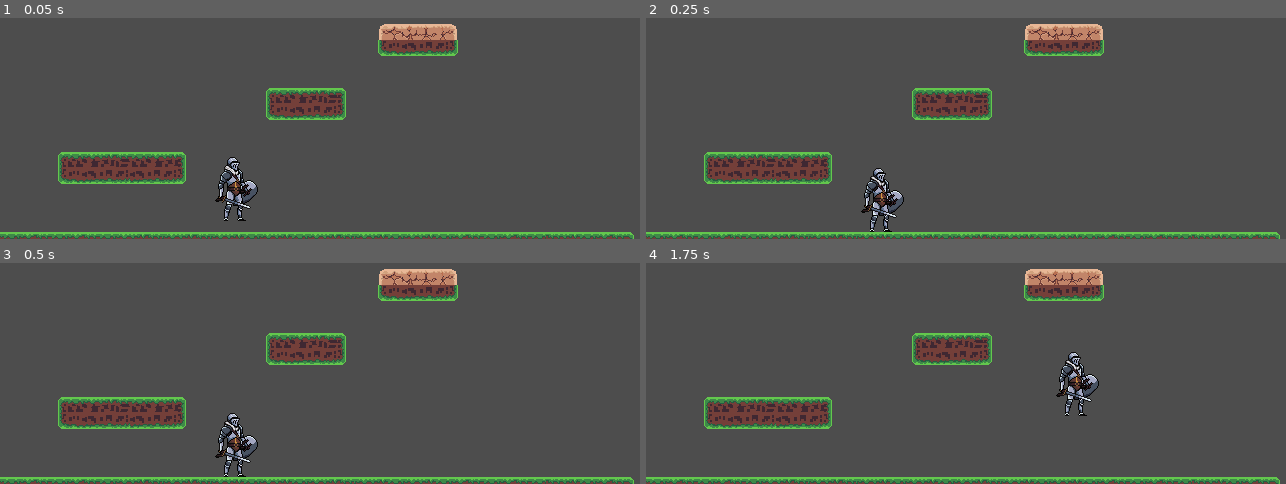
Above: before the commit, frames 1-4 (two rows, left to right).
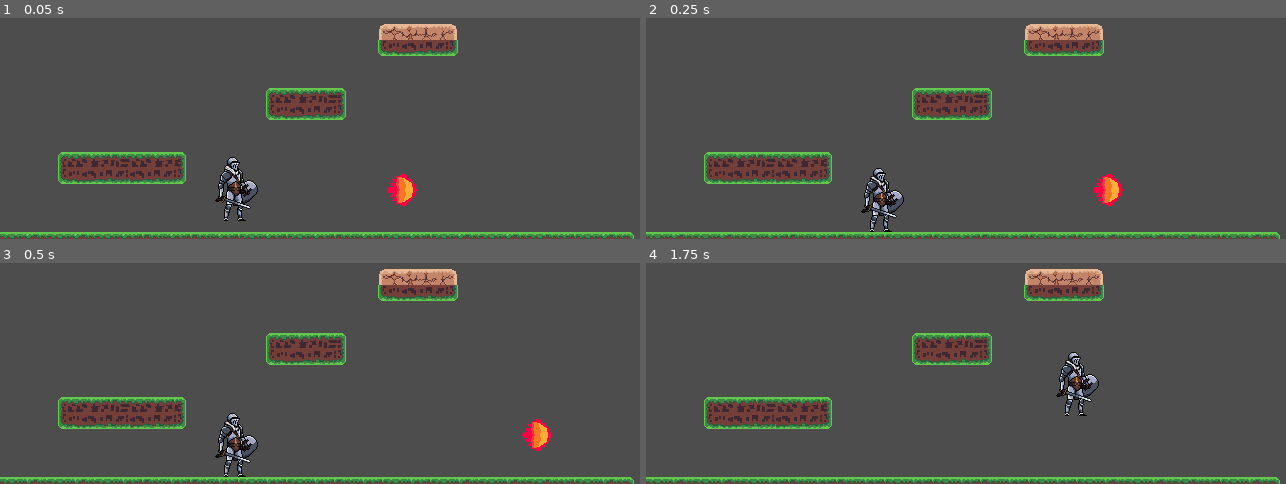
Above: after the commit, the same moments.

Repository: oscariolo/Elemento
Game: Godot game, scene res://levels/testlevel.tscn
The game is run twice, just before and just after one commit, with the same random seed, the same clock (stepped at 60 frames per second) and the same inputs.
Inputs:
- Up to frame 1 (0.05 s): no input
- Up to frame 2 (0.25 s): no input
- Up to frame 3 (0.5 s): no input
- Up to frame 4 (1.75 s): hold Right (move_right) from 0.53 s (still down); tap Down (look_down) at 0.6 s; tap Space (jump) at 0.77, 1.52 s; tap Up (look_up) at 1.35 s

The runs differ from the first frame. In frame 1, 0.4% of the frame differs, in the area x 60-66%, y 70-86%; in frame 2, 0.4%; in frame 3, 0.4%; in frame 4, nothing differs.

Commit message:
ADD-Added fireball and sprite as hazard, lacks implementation

Diff:
--- /dev/null
+++ b/hazards/FireBall/fire_ball.gd
@@ -0,0 +1,22 @@
+extends Node2D
+var direction: Vector2
+var reflected: bool
+var speed: float
+
+# Called when the node enters the scene tree for the first time.
+func _ready() -> void:
+	speed = 300
+	direction = Vector2.RIGHT
+
+
+# Called every frame. 'delta' is the elapsed time since the previous frame.
+func _process(delta: float) -> void:
+	pass
+
+func _physics_process(delta: float) -> void:
+	if direction == Vector2.RIGHT:
+		$Sprite2D.flip_h = true
+	else:
+		$Sprite2D.flip_h = false
+
+	position += delta * speed * direction
--- /dev/null
+++ b/hazards/FireBall/fire_ball.tscn
@@ -0,0 +1,17 @@
+[gd_scene load_steps=4 format=3 uid="uid://btotm7rjesqd3"]
+
+[ext_resource type="Script" path="res://hazards/FireBall/fire_ball.gd" id="1_0e5xx"]
+[ext_resource type="Texture2D" uid="uid://4f416vrjvel8" path="res://hazards/FireBall/FireBall.png" id="2_paqmo"]
+
+[sub_resource type="CircleShape2D" id="CircleShape2D_mfhws"]
+radius = 13.0
+
+[node name="FireBall" type="StaticBody2D"]
+script = ExtResource("1_0e5xx")
+
+[node name="Sprite2D" type="Sprite2D" parent="."]
+texture_filter = 1
+texture = ExtResource("2_paqmo")
+
+[node name="CollisionShape2D" type="CollisionShape2D" parent="."]
+shape = SubResource("CircleShape2D_mfhws")
--- a/levels/testlevel.tscn
+++ b/levels/testlevel.tscn
@@ -1,9 +1,10 @@
-[gd_scene load_steps=8 format=4 uid="uid://k6csmbchpdjc"]
+[gd_scene load_steps=9 format=4 uid="uid://k6csmbchpdjc"]
 
 [ext_resource type="PackedScene" uid="uid://bhawm7ey6kqju" path="res://player/player.tscn" id="1_kw41n"]
 [ext_resource type="PackedScene" uid="uid://da2o5ar75irqg" path="res://walls/phasable_wall.tscn" id="2_063j1"]
 [ext_resource type="Texture2D" uid="uid://xu5ornuiui8j" path="res://environment/Ground-Sheet.png" id="3_gcdoo"]
 [ext_resource type="Texture2D" uid="uid://dhysmxxadu2se" path="res://environment/Grass.png" id="4_lgtu2"]
+[ext_resource type="PackedScene" uid="uid://btotm7rjesqd3" path="res://hazards/FireBall/fire_ball.tscn" id="5_2nbb2"]
 
 [sub_resource type="TileSetAtlasSource" id="TileSetAtlasSource_on8k0"]
 texture = ExtResource("3_gcdoo")
@@ -95,3 +96,6 @@
 texture_filter = 1
 tile_map_data = PackedByteArray("AAAQABYAAQACAAAAAAARABYAAQADAAAAAAASABYAAQABAAAAAAATABYAAQACAAAAAAAUABYAAQADAAAAAAAVAB …(2560 unchanged characters)…
 tile_set = SubResource("TileSet_f7tt3")
+
+[node name="FireBall" parent="." instance=ExtResource("5_2nbb2")]
+position = Vector2(386, 310)
Binary file added: hazards/FireBall/FireBall.aseprite
Binary file added: hazards/FireBall/FireBall.png
Not shown, added: hazards/FireBall/FireBall.png.import
Binary file added: palette/elemento_palette.aseprite
